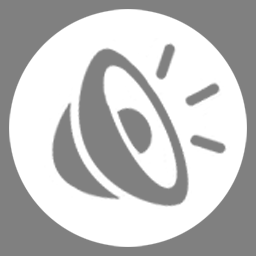
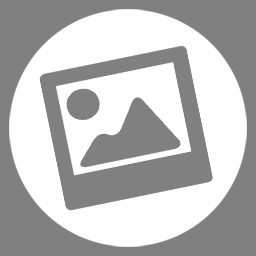
Revision of a layered (256, 256) image; what changed, layer by layer:
hid "circle copy 5" over [39, 38, 230, 211]
renamed "Layer 0" to "circle copy 6", showed it, moved it above "circle", painted on it over [39, 38, 230, 211]
